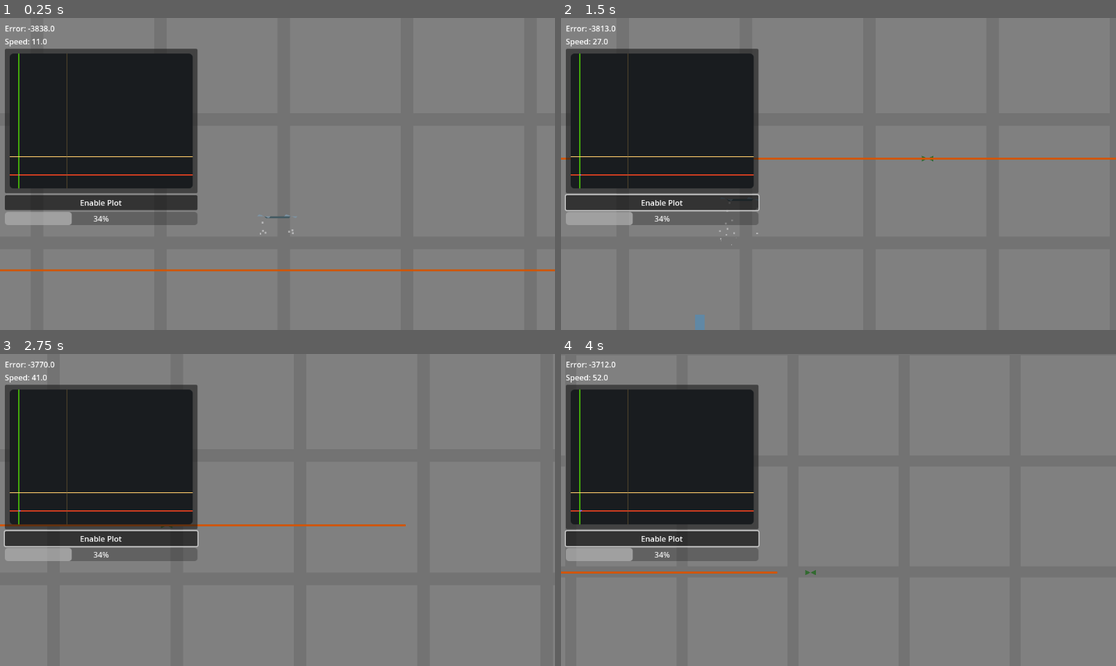
Above: before the commit, frames 1-4 (two rows, left to right).
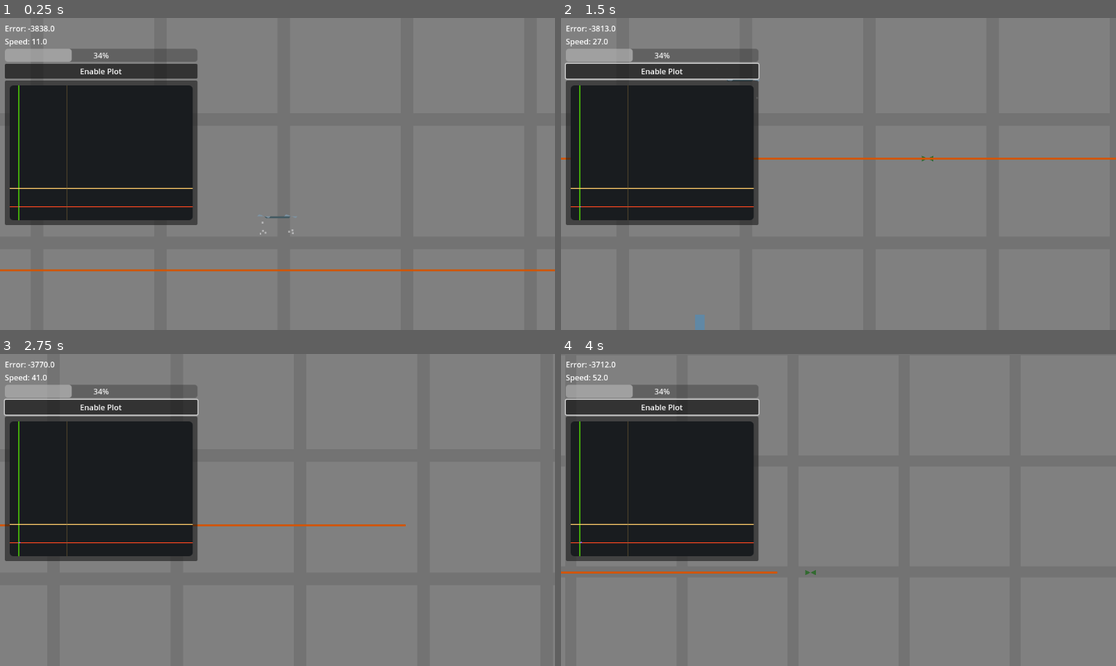
Above: after the commit, the same moments.

Repository: NattHerman/control
Game: Godot game, scene res://main.tscn
Two runs of this game, one before a commit and one after it. Both use one fixed random seed, a clock stepped at 60 frames per second and the inputs below. The engine's default icon, where the game draws it, is replaced by a stand-in: a white triangle on a blue panel in a dark square.
Inputs (mouse positions are in pixels of both pictures, inside the frame that each line leads up to):
- Up to frame 1 (0.25 s): no input
- Up to frame 2 (1.5 s): click "Enable Plot" at 0.5 s; tap Enter at 1.25 s; move the mouse to (960, 158) at 1.27 s; hold D (pan_right) from 1.28 s (still down); hold Shift (pan_speed_increase) from 1.28 s (still down); click (960, 158) at 1.42 s
- Up to frame 3 (2.75 s): release D (pan_right) at 2 s; release Shift (pan_speed_increase) at 2 s; drag from (166, 525) to (249, 572) at 2.02 s
- Up to frame 4 (4 s): tap Space at 2.75 s; move the mouse to (894, 441) at 2.77 s; hold D (pan_right) 2.78-3.5 s; hold Mouse wheel down (zoom_out) 2.78-3.5 s; tap Enter at 3.5 s; drag from (810, 572) to (672, 463) at 3.52 s

The runs differ from the first frame. In frame 1, 7.9% of the frame differs, in the area x 0-36%, y 9-67%; in frame 2, 7.9%; in frame 3, 7.9%; in frame 4, 8.1%.

Commit message:
Rearranged UI elements

Diff:
--- a/ui.tscn
+++ b/ui.tscn
@@ -32,9 +32,11 @@
 unique_name_in_owner = true
 layout_mode = 2
 
-[node name="Plot" parent="MarginContainer/VBoxContainer" instance=ExtResource("2_m6e0p")]
+[node name="ThrustRatioBar" type="ProgressBar" parent="MarginContainer/VBoxContainer"]
 unique_name_in_owner = true
+custom_minimum_size = Vector2(300, 0)
 layout_mode = 2
+max_value = 1.0
 
 [node name="TogglePlot" type="Button" parent="MarginContainer/VBoxContainer"]
 unique_name_in_owner = true
@@ -43,10 +45,8 @@
 button_pressed = true
 text = "Enable Plot"
 
-[node name="ThrustRatioBar" type="ProgressBar" parent="MarginContainer/VBoxContainer"]
+[node name="Plot" parent="MarginContainer/VBoxContainer" instance=ExtResource("2_m6e0p")]
 unique_name_in_owner = true
-custom_minimum_size = Vector2(300, 0)
 layout_mode = 2
-max_value = 1.0
 
 [connection signal="toggled" from="MarginContainer/VBoxContainer/TogglePlot" to="." method="_on_toggle_plot_toggled"]
